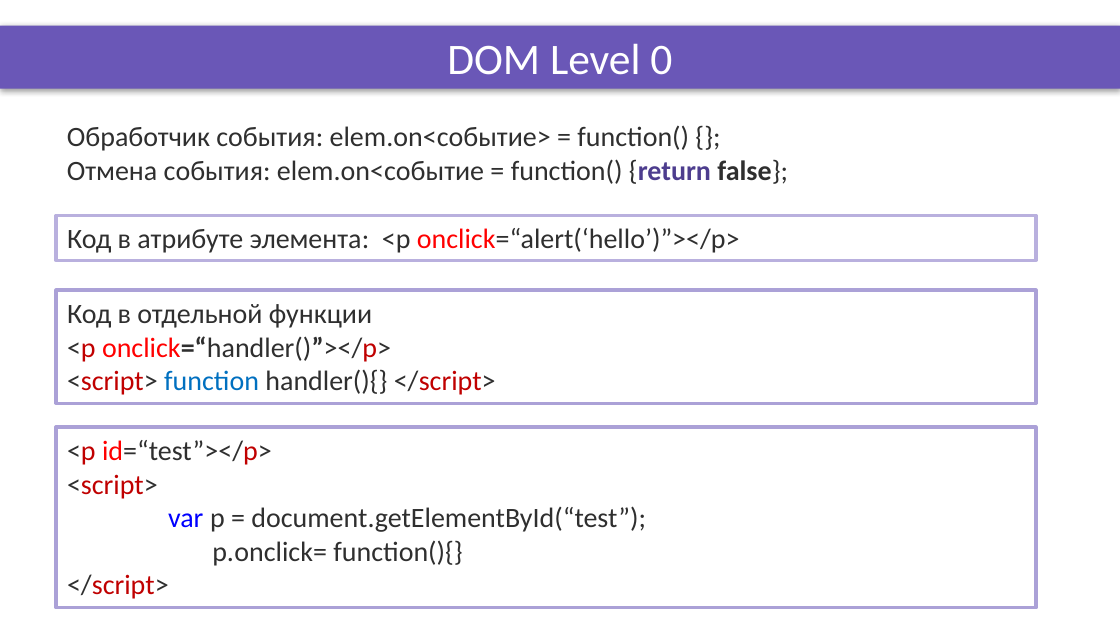
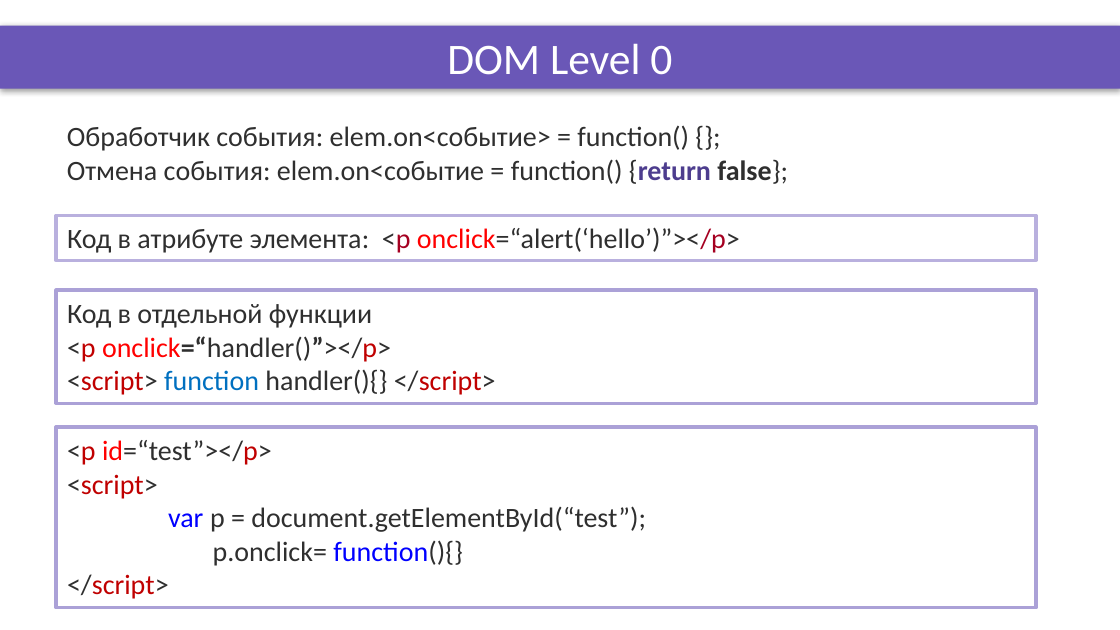
Before and after one commit to OleksandrPetryk/ignite, a slide deck: slide 3 of JS/008_lesson/Presentation/events_1.pptx. Drawn at 1120x630 pixels with LibreOffice and Linux fonts; fonts in the diff are those of the drawing; background and template pictures are left out. Boxes give left, top, right and bottom in pixels: in the first picture for what was removed or moved away, otherwise in the second. Text is boxed around its words. In the diff, an @@ line names an element or a change of style, - is before the commit and + after.

```diff
--- a/JS/008_lesson/Presentation/events_1.pptx
+++ b/JS/008_lesson/Presentation/events_1.pptx
@@ rectangle "Код в атрибуте элемента: <p ..." at [56,215,1036,260]: text colour #2F2F2F to #A50021 in "<p onclick=“alert(‘hello’)”></p>" @@
@@ text in rectangle at [213,540,462,566]: text colour #2F2F2F to #0000FF in "function(){}" @@
```
Also in this commit, not shown: 1 other slide changed, 34 other files.
